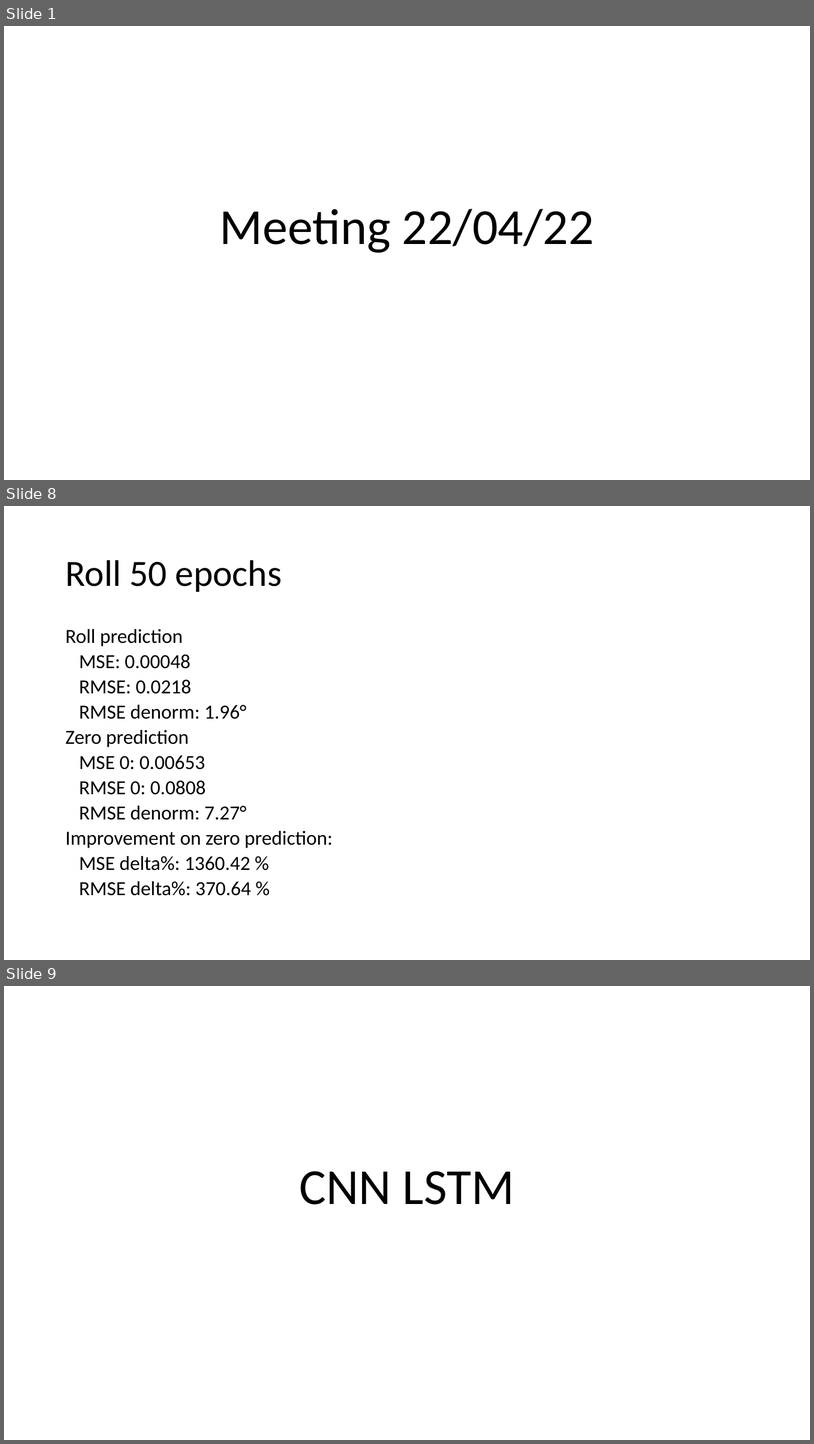
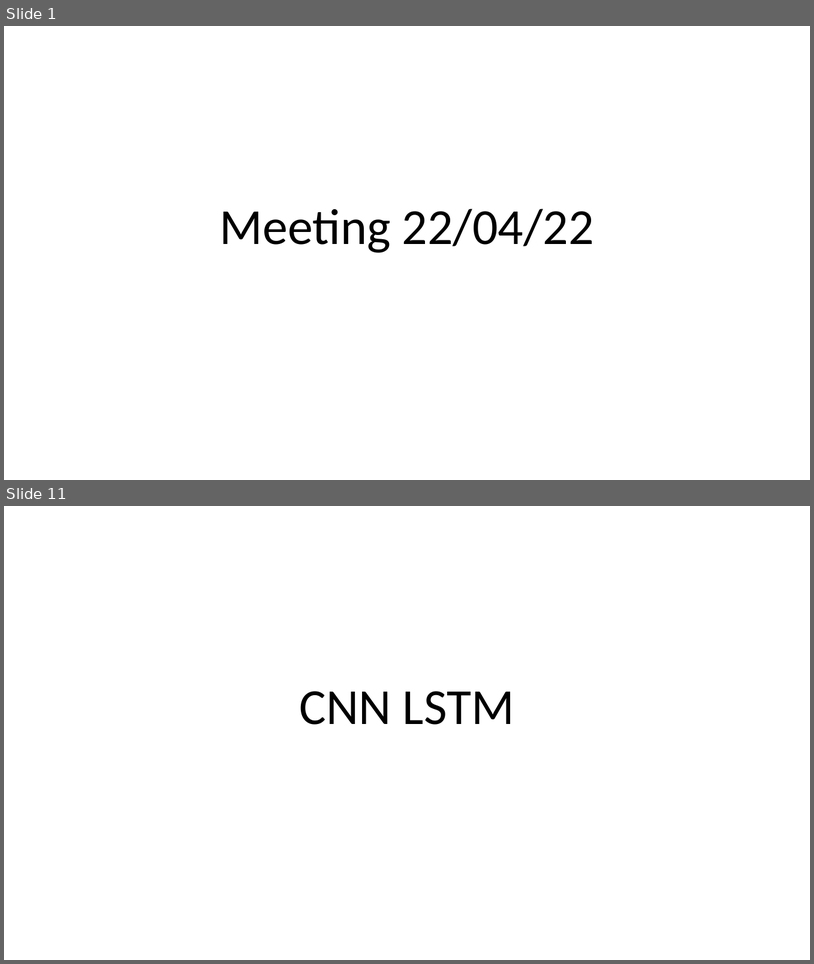
Before and after one commit to lancedw/3D-state-prediction-for-surface-vessels-using-IMU-data-and-images, a slide deck: Documentation/Presentations/Meeting 22-04-22.pptx. Shown one above the other, each under a label of ours: slides 1, 8 and 9 before the commit, slides 1 and 11 after it; the slides between them are not shown. The pictures are 814x1444 and 814x964 pixels, drawn with LibreOffice and Linux fonts; fonts in the diff are those of the drawing. Boxes give left, top, right and bottom in pixels: in the first picture for what was removed or moved away, otherwise in the second. Text is boxed around its words. In the diff, an @@ line names an element or a change of style, - is before the commit and + after.

```diff
--- a/Documentation/Presentations/Meeting 22-04-22.pptx
+++ b/Documentation/Presentations/Meeting 22-04-22.pptx
@@ slide 8 removed at (x1=4, y1=506, x2=810, y2=960), background #FFFFFF @@
@@ title removed at (x1=65, y1=560, x2=282, y2=592) @@
-Roll 50 epochs
@@ text removed at (x1=65, y1=629, x2=333, y2=895) @@
-Roll prediction
-MSE: 0.00048
-RMSE: 0.0218
-RMSE denorm: 1.96°
-Zero prediction
-MSE 0: 0.00653
-RMSE 0: 0.0808
-RMSE denorm: 7.27°
-Improvement on zero prediction:
-MSE delta%: 1360.42 %
-RMSE delta%: 370.64 %
@@ what was slide 9 is now slide 11 @@
```
Also in this commit, not shown: 4 slides changed, 12 slides added, 4 other slides removed.
